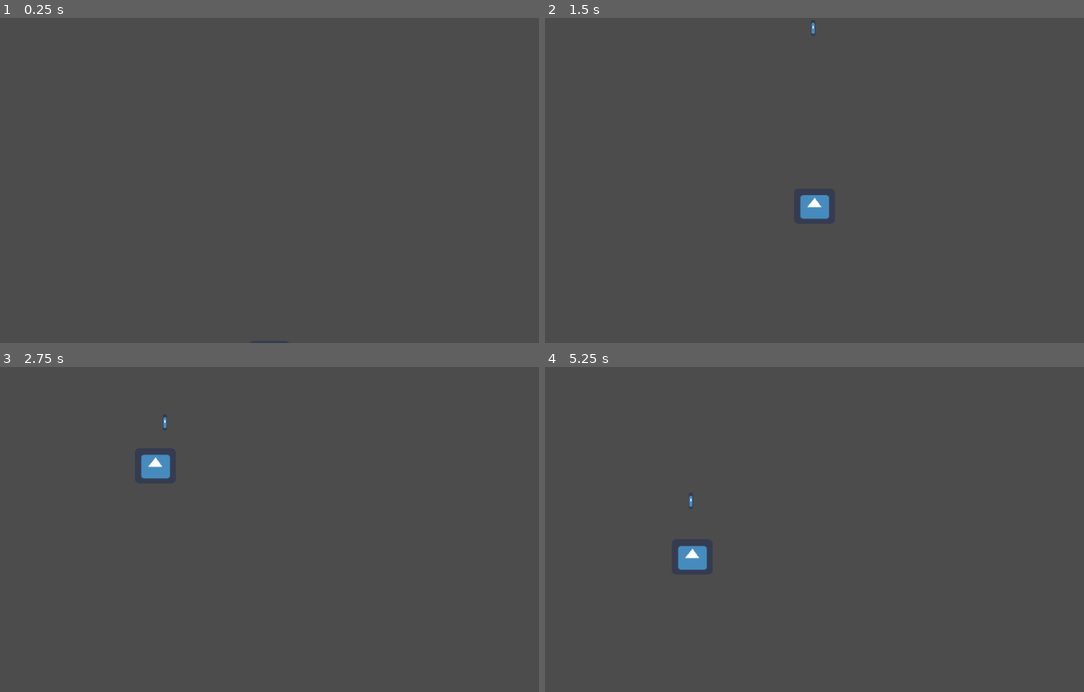
Above: before the commit, frames 1-4 (two rows, left to right).
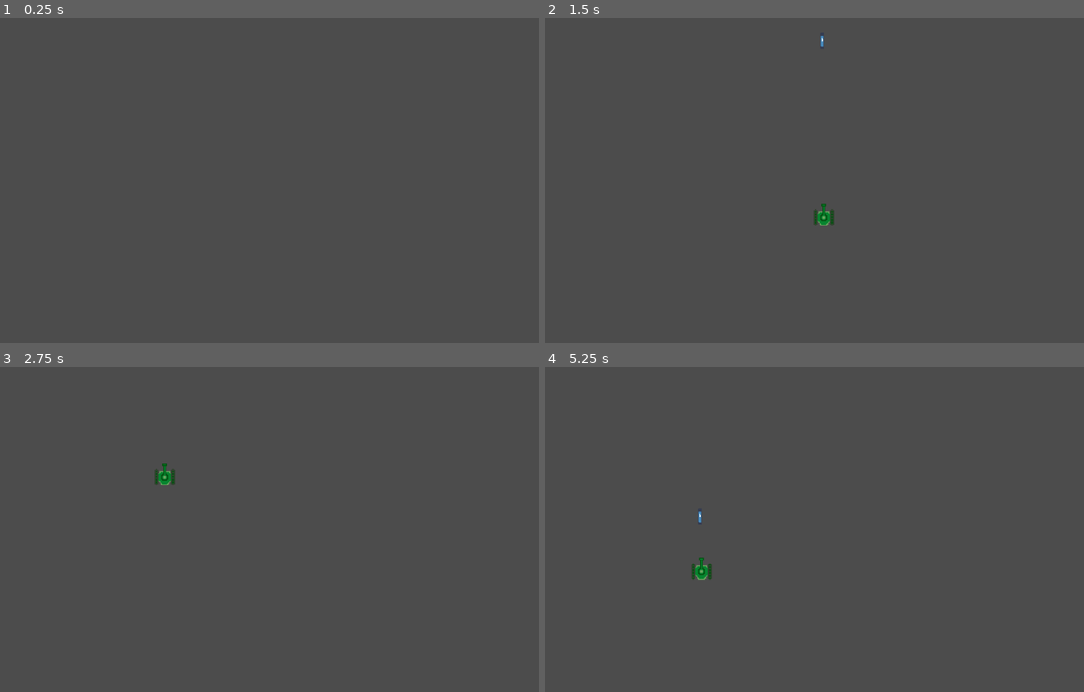
Above: after the commit, the same moments.

Repository: WenkangZhen/Centerpiede
Game: Godot game, scene res://scene/Main.tscn
Same seed, same stepped clock (60 frames per second), same inputs: the game is played once before the commit and once after it. The engine's default icon, where the game draws it, is replaced by a stand-in: a white triangle on a blue panel in a dark square.
Inputs:
- Up to frame 1 (0.25 s): no input
- Up to frame 2 (1.5 s): tap Enter at 0.5 s; hold F (fire) 0.53-1.28 s; hold W (Move_up) from 0.53 s (still down); tap F (fire) at 1.35 s
- Up to frame 3 (2.75 s): release W (Move_up) at 2.03 s; hold A (Move_left) from 2.03 s (still down); hold F (fire) from 2.03 s (still down)
- Up to frame 4 (5.25 s): release F (fire) at 2.78 s; tap F (fire) at 2.85, 4.35 s; release A (Move_left) at 3.53 s; hold S (Mover_down) 3.53-4.28 s; hold F (fire) 3.53-4.28 s; hold D (Mover_right) 4.28-5.03 s; hold W (Move_up) from 5.03 s (still down); hold F (fire) from 5.03 s (still down)

The runs differ from the first frame. In frame 2, 0.5% of the frame differs, in the area x 47-54%, y 1-64%; in frame 3, 0.5%; in frame 4, 0.6%, in the area x 24-31%, y 39-66%.

Commit message:
Tank sprite

Diff:
--- a/code/centipede/content/Player/Player.tscn
+++ b/code/centipede/content/Player/Player.tscn
@@ -1,20 +1,32 @@
-[gd_scene load_steps=4 format=2]
+[gd_scene load_steps=7 format=2]
 
 [ext_resource path="res://content/Player/Player.gd" type="Script" id=1]
-[ext_resource path="res://icon.png" type="Texture" id=2]
+[ext_resource path="res://content/Player/assets/Tank2.png" type="Texture" id=2]
+[ext_resource path="res://content/Player/assets/Tank4.png" type="Texture" id=3]
+[ext_resource path="res://content/Player/assets/Tank1 (1).png" type="Texture" id=4]
 
 [sub_resource type="RectangleShape2D" id=1]
-extents = Vector2( 26.8836, 28.0456 )
+extents = Vector2( 21.9606, 20.8009 )
+
+[sub_resource type="SpriteFrames" id=2]
+animations = [ {
+"frames": [ ExtResource( 4 ), ExtResource( 2 ), ExtResource( 3 ) ],
+"loop": true,
+"name": "default",
+"speed": 5.0
+} ]
 
 [node name="Player" type="KinematicBody2D"]
 position = Vector2( 0, -0.837921 )
+collision_mask = 5
 script = ExtResource( 1 )
 
 [node name="CollisionShape2D" type="CollisionShape2D" parent="."]
-position = Vector2( -20.2788, 68.1538 )
+position = Vector2( -25.9549, 55.3301 )
 shape = SubResource( 1 )
 
-[node name="Sprite" type="Sprite" parent="."]
-position = Vector2( -27.6817, 69.1506 )
-scale = Vector2( 1.17483, 1.01226 )
-texture = ExtResource( 2 )
+[node name="Sprite" type="AnimatedSprite" parent="."]
+position = Vector2( -28.1021, 51.4918 )
+scale = Vector2( 1.80551, 1.76119 )
+frames = SubResource( 2 )
+playing = true
--- a/code/centipede/scene/Main.tscn
+++ b/code/centipede/scene/Main.tscn
@@ -15,7 +15,7 @@
 [node name="Bullets" type="Node2D" parent="."]
 
 [node name="Player" parent="." instance=ExtResource( 8 )]
-position = Vector2( 535.052, 559.628 )
+position = Vector2( 551.87, 583.173 )
 
 [node name="Mushroom" parent="." instance=ExtResource( 9 )]
 script = null
Binary file added: code/centipede/content/Player/assets/Tank1 (1).png
Not shown, added: code/centipede/content/Player/assets/Tank1 (1).png.import
Binary file added: code/centipede/content/Player/assets/Tank2.png
Not shown, added: code/centipede/content/Player/assets/Tank2.png.import
Binary file added: code/centipede/content/Player/assets/Tank3.png
Not shown, added: code/centipede/content/Player/assets/Tank3.png.import
Binary file added: code/centipede/content/Player/assets/Tank4.png
Not shown, added: code/centipede/content/Player/assets/Tank4.png.import
